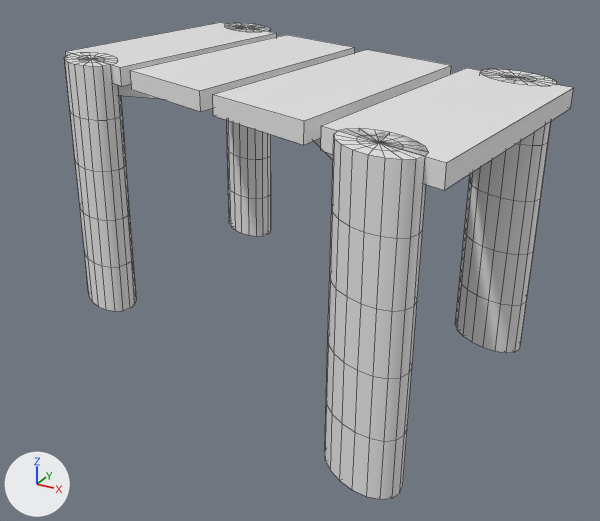
An edit to the FBX model FYP_One Last Time/Assets/Models/Jasper/Modulars/Half_Platform_1.fbx, drawn before and after from the same camera.
Both versions are drawn from a camera (50 mm lens) standing at (5.96, -10.55, 6.27) and looking at (0.32, -0.28, 1.14). Every picture has the same lights, and +X, +Y and +Z are marked at lower left. Mesh edges are drawn as thin lines.
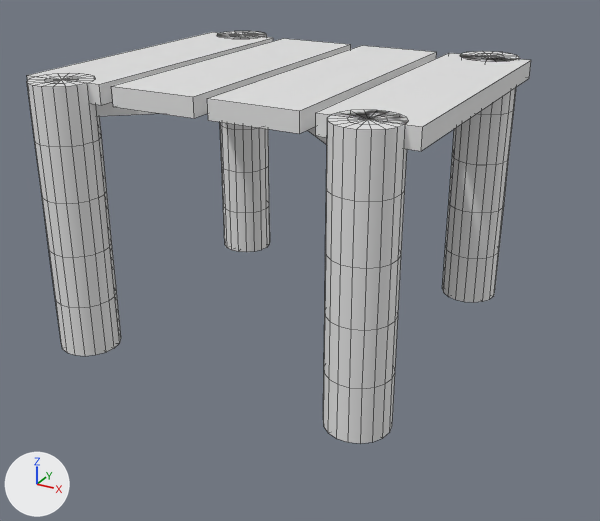
What changed in the scene script:
```text
Change me_box14390_ncl1_1:
    used by ob_box14390; location = (0.0, 0.0, 0.0); rotation_euler = (-1.554, -0.00524, 1.822), in degrees (-89, -0.3, 104); scale = (-0.205, -0.247, -0.188)
    verts and faces of me_box14390_ncl1_1; kept vertices keep their numbers, new ones are numbered from 642
    remove me_box14390_ncl1_1.from_pydata(...)  # 642 vertices, 697 faces; spans x -20.2..20.2, y -0.2..16.5, z -20.6..20.4
    add me_box14390_ncl1_1.from_pydata(...)  # 642 vertices, 697 faces; spans x -2.9..2.9, y -2.7..2.7, z 0.0..4.0
    me_box14390_ncl1_1 part 1: a new loose piece, a box spanning x -2.9..-1.6, y -2.24..2.24, z 3.73..4.0
    me_box14390_ncl1_1 part 2: a new loose piece, a box spanning x -1.4..-0.1, y -2.24..2.24, z 3.73..4.0
    me_box14390_ncl1_1 part 3: a new loose piece, a box spanning x 0.1..1.4, y -2.24..2.24, z 3.73..4.0
    me_box14390_ncl1_1 part 4: the loose piece of 146 vertices spanning x -3.0..2.0, y 0.2..16.5, z 13.9..19.4 is multiplied about the mesh origin by the matrix ((0.051, 0.001, 0.136), (-0.199, 0.0, 0.129), (-0.001, 0.247, -0.003))
    me_box14390_ncl1_1 part 5: the loose piece of 146 vertices spanning x -20.2..-15.2, y -0.2..16.1, z -12.7..-7.2 is multiplied about the mesh origin by the matrix ((0.051, 0.001, 0.136), (-0.199, 0.0, 0.129), (-0.001, 0.247, -0.003))
    me_box14390_ncl1_1 part 6: the loose piece of 146 vertices spanning x -2.0..3.0, y -0.2..16.0, z -19.5..-14.0 is multiplied about the mesh origin by the matrix ((0.051, 0.001, 0.136), (-0.199, 0.0, 0.129), (-0.001, 0.247, -0.003))
    me_box14390_ncl1_1 part 7: the loose piece of 146 vertices spanning x 15.1..20.2, y 0.2..16.5, z 7.1..12.6 is multiplied about the mesh origin by the matrix ((0.051, 0.001, 0.136), (-0.199, 0.0, 0.129), (-0.001, 0.247, -0.003))
    me_box14390_ncl1_1 part 8: a new loose piece of 24 vertices spanning x -2.4..2.4, y -2.5..2.5, z 3.4..3.8
    me_box14390_ncl1_1 part 9: the loose piece of 24 vertices spanning x -18.9..18.8, y 13.7..15.5, z -17.2..17.1 is deleted
    me_box14390_ncl1_1 part 10: the loose piece of 10 vertices spanning x -3.0..20.1, y 15.3..16.5, z 6.0..20.4 is deleted
    me_box14390_ncl1_1 part 11: the loose piece of 8 vertices spanning x -14.5..8.6, y 15.0..16.2, z -11.7..2.7 is deleted
    me_box14390_ncl1_1 part 12: the loose piece of 8 vertices spanning x -8.7..14.4, y 15.1..16.3, z -2.9..11.6 is deleted
    me_box14390_ncl1_1 part 13: the loose piece of 8 vertices spanning x -20.2..2.9, y 14.8..16.1, z -20.6..-6.2 is deleted
    me_box14390_ncl1_1 part 14
    add verts[642] = (1.6, -2.2, 3.7)  # pixel (315, 135)
    add verts[643] = (2.9, -2.2, 3.7)  # pixel (421, 151)
    add verts[644] = (1.6, 2.2, 3.7)
    add verts[645] = (2.9, 2.2, 3.7)  # pixel (529, 78)
    add verts[646] = (2.3, 2.2, 3.7)
    add for new, old in zip([*range(647, 652)], [*range(642, 647)]): verts[new] = verts[old] + (0.0, 0.0, 0.3)
    add faces += [(642, 644, 646, 645, 643), (647, 648, 650, 651, 649), (642, 643, 648, 647), (643, 645, 650, 648), (645, 646, 651, 650), (642, 647, 649, 644)]
    add faces += [(644, 649, 651, 646)]
Change ob_box14390:
    ob_box14390.rotation_euler: (-1.554, -0.00524, 1.822) -> (0.0, 0.0, 0.0)  # degrees (-89, -0.3, 104) -> degrees (0, 0, 0)
    ob_box14390.scale: (-0.205, -0.247, -0.188) -> (1.0, 1.0, 1.0)
```

Changed parts and their boxes [x1, y1, x2, y2] in the pictures (600 x 521 px; the box of a moved part takes in the faces that stretch with it):
'Box14390', reshaped, turned, rescaled
    before: [65, 23, 573, 499]
    after: [27, 31, 531, 443]
part 1 of me_box14390_ncl1_1, added
    after: [27, 32, 273, 105]
part 2 of me_box14390_ncl1_1, added
    after: [112, 38, 351, 118]
part 3 of me_box14390_ncl1_1, added
    after: [207, 45, 436, 134]
part 4 of me_box14390_ncl1_1, moved or reshaped
    before: [455, 69, 557, 353]
    after: [442, 51, 519, 302]
part 5 of me_box14390_ncl1_1, moved or reshaped
    before: [225, 23, 271, 236]
    after: [217, 31, 270, 252]
part 6 of me_box14390_ncl1_1, moved or reshaped
    before: [65, 53, 137, 311]
    after: [27, 73, 121, 356]
part 7 of me_box14390_ncl1_1, moved or reshaped
    before: [325, 128, 428, 499]
    after: [323, 110, 408, 443]
part 8 of me_box14390_ncl1_1, added
    after: [96, 102, 327, 145]
part 9 of me_box14390_ncl1_1, deleted
    before: [118, 84, 333, 160]
part 10 of me_box14390_ncl1_1, deleted
    before: [321, 68, 573, 190]
part 11 of me_box14390_ncl1_1, deleted
    before: [130, 35, 355, 112]
part 12 of me_box14390_ncl1_1, deleted
    before: [213, 50, 451, 145]
part 13 of me_box14390_ncl1_1, deleted
    before: [66, 23, 277, 86]
part 14 of me_box14390_ncl1_1, added
    after: [316, 53, 531, 151]
